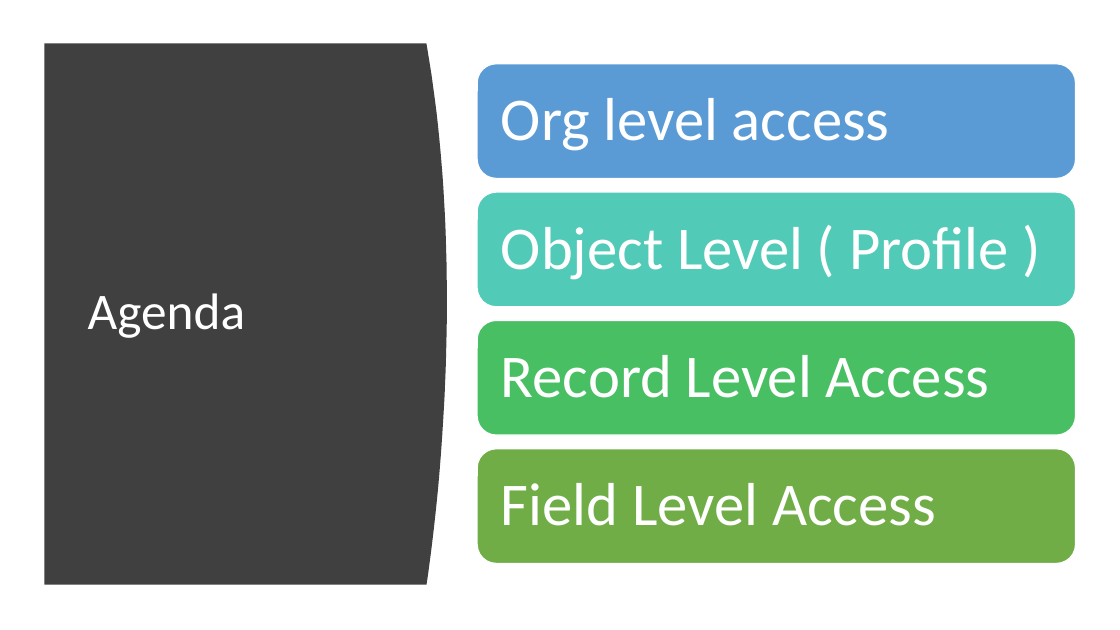
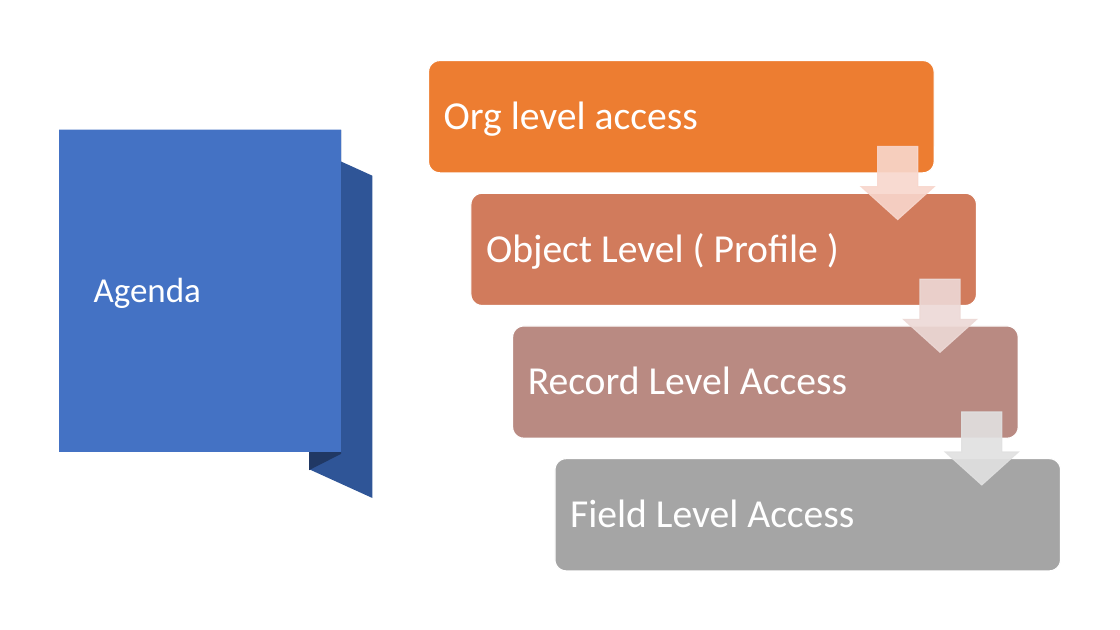
Before and after one commit to amitastreait/apexhours, a slide deck: slide 2 of Sessions/Security in Salesforce.pptx. Drawn at 1120x630 pixels with LibreOffice and Linux fonts; fonts in the diff are those of the drawing. Boxes give left, top, right and bottom in pixels: in the first picture for what was removed or moved away, otherwise in the second. Text is boxed around its words. In the diff, an @@ line names an element or a change of style, - is before the commit and + after.

```diff
--- a/Sessions/Security in Salesforce.pptx
+++ b/Sessions/Security in Salesforce.pptx
@@ freeform shape removed at (x1=45, y1=44, x2=447, y2=585) @@
@@ rounded rectangle resized from (x1=477, y1=64, x2=1075, y2=178) to (x1=429, y1=60, x2=934, y2=173) @@
@@ rounded rectangle at (x1=429, y1=60, x2=934, y2=173): fill #5B9BD5 to #ED7D31; proportions changed @@
@@ size 52 to 34 pt; less space between paragraphs in 4 elements at (x1=486, y1=234, x2=818, y2=269), (x1=528, y1=366, x2=847, y2=394), (x1=570, y1=499, x2=854, y2=527), (x1=444, y1=101, x2=698, y2=136) @@
@@ text "Org level access" moved from (x1=501, y1=98, x2=890, y2=151) to (x1=444, y1=101, x2=698, y2=136) @@
@@ rectangle added at (x1=59, y1=129, x2=341, y2=452), fill #4472C4 @@
@@ freeform shape added at (x1=309, y1=147, x2=372, y2=498), fill #2F5597 @@
@@ freeform shape added at (x1=309, y1=130, x2=341, y2=471), fill #203864 @@
@@ down arrow added at (x1=861, y1=146, x2=934, y2=219), fill #F8D7CE at 90% opacity, outline #F8D7CE 1 pt @@
@@ title "Agenda" moved from (x1=88, y1=293, x2=245, y2=338) to (x1=94, y1=277, x2=201, y2=308) @@
@@ title "Agenda" at (x1=94, y1=277, x2=201, y2=308): size 44 to 30 pt @@
@@ rounded rectangle resized from (x1=477, y1=192, x2=1075, y2=307) to (x1=471, y1=193, x2=977, y2=306) @@
@@ rounded rectangle at (x1=471, y1=193, x2=977, y2=306): fill #52CAB8 to #D17B5C; proportions changed @@
@@ text "Object Level ( Profile )" moved from (x1=501, y1=227, x2=1009, y2=280) to (x1=486, y1=234, x2=818, y2=269) @@
@@ down arrow added at (x1=904, y1=279, x2=977, y2=352), fill #EDD9D7 at 90% opacity, outline #EDD9D7 1 pt @@
@@ rounded rectangle resized from (x1=477, y1=321, x2=1075, y2=435) to (x1=513, y1=326, x2=1018, y2=439) @@
@@ rounded rectangle at (x1=513, y1=326, x2=1018, y2=439): fill #49BF64 to #B98A82; proportions changed @@
@@ text "Record Level Access" moved from (x1=501, y1=355, x2=990, y2=398) to (x1=528, y1=366, x2=847, y2=394) @@
@@ down arrow added at (x1=945, y1=412, x2=1018, y2=485), fill #E1E1E1 at 90% opacity, outline #E1E1E1 1 pt @@
@@ rounded rectangle resized from (x1=477, y1=449, x2=1075, y2=563) to (x1=555, y1=459, x2=1061, y2=571) @@
@@ rounded rectangle at (x1=555, y1=459, x2=1061, y2=571): fill #70AD47 to #A5A5A5; proportions changed @@
@@ text "Field Level Access" moved from (x1=501, y1=483, x2=936, y2=526) to (x1=570, y1=499, x2=854, y2=527) @@
```
Also in this commit, not shown: 1 other slide changed, 9 slides added, 2 slides removed, 5 other files.
